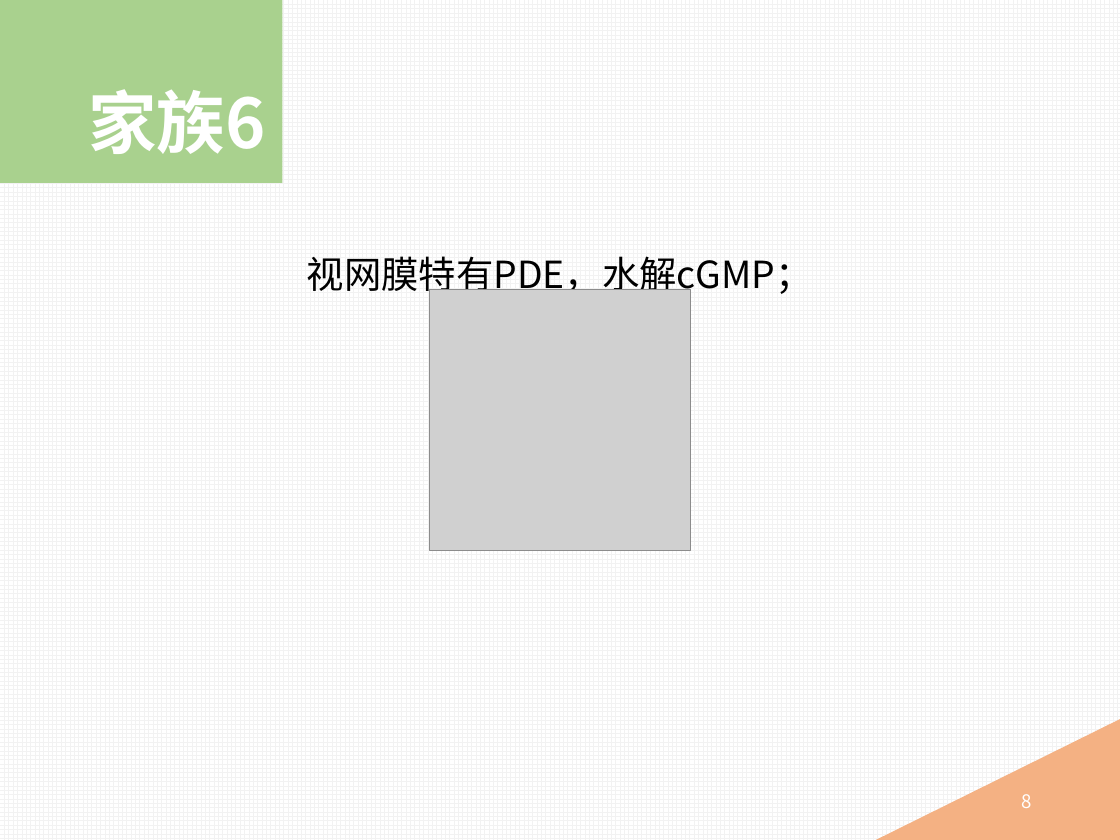
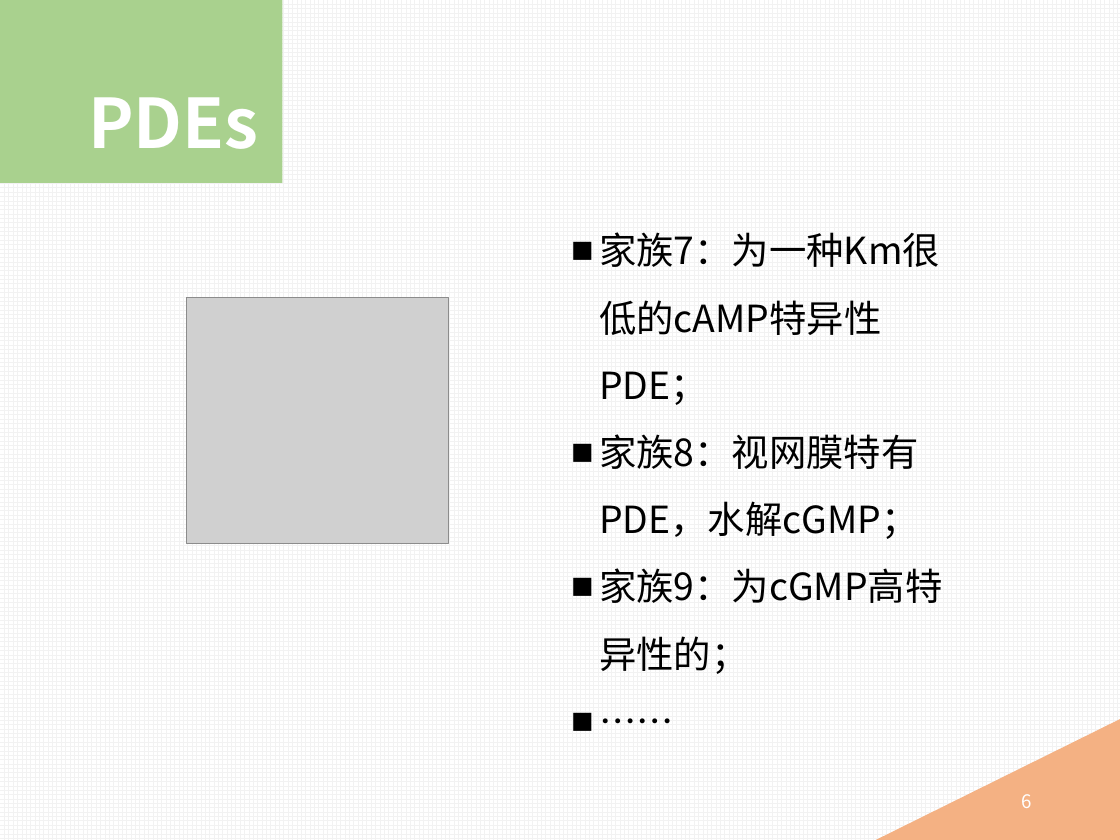
Before and after one commit to mingyong/Project-PDE, a slide deck: slide 6 of 磷酸二酯酶抑制剂.pptx (slide 8 before the commit). Drawn at 1120x840 pixels with LibreOffice and Linux fonts; fonts in the diff are those of the drawing; grey boxes stand for pictures. Boxes give left, top, right and bottom in pixels: in the first picture for what was removed or moved away, otherwise in the second. Text is boxed around its words. In the diff, an @@ line names an element or a change of style, - is before the commit and + after.

```diff
--- a/磷酸二酯酶抑制剂.pptx
+++ b/磷酸二酯酶抑制剂.pptx
@@ title at box(88, 97, 258, 149): text changed @@
-家族6
+PDEs
@@ text at box(599, 232, 942, 603): text changed @@
-视网膜特有PDE，水解cGMP；
+■ 家族7：为一种Km很低的cAMP特异性PDE；
+■ 家族8：视网膜特有PDE，水解cGMP；
+■ 家族9：为cGMP高特异性的；
+■ ……
@@ picture added at box(187, 297, 448, 543) @@
@@ picture removed at box(429, 289, 690, 550) @@
@@ page number at box(1021, 794, 1031, 808): text changed @@
-8
+6
```
Also in this commit, not shown: 3 other slides changed, 4 slides removed, 1 other file.
